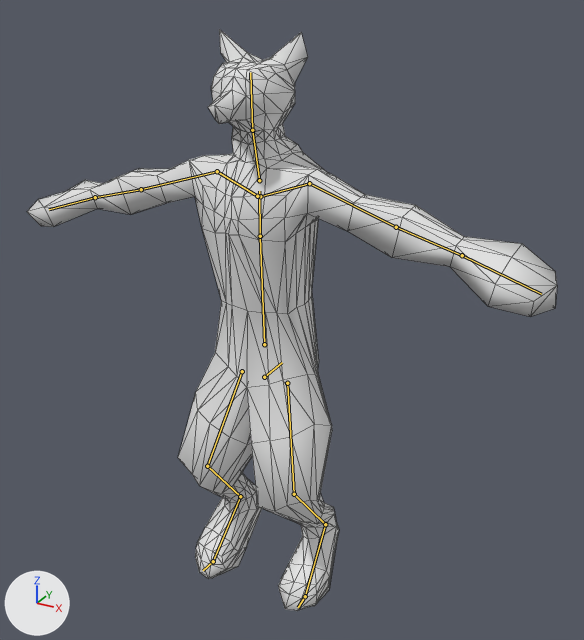
Renders of the Blender file snake_run_2/level_data/source_fox.blend from each side of a commit.
Camera for both pictures: a 50 mm lens placed at (1.37, -2.29, 2.32), pointed at (0.17, -0.11, 1.23). Every picture has the same lights, and +X, +Y and +Z are marked at lower left. The older version comes first. The bones that bend it are drawn over the model as lines. Mesh edges are drawn as thin lines.
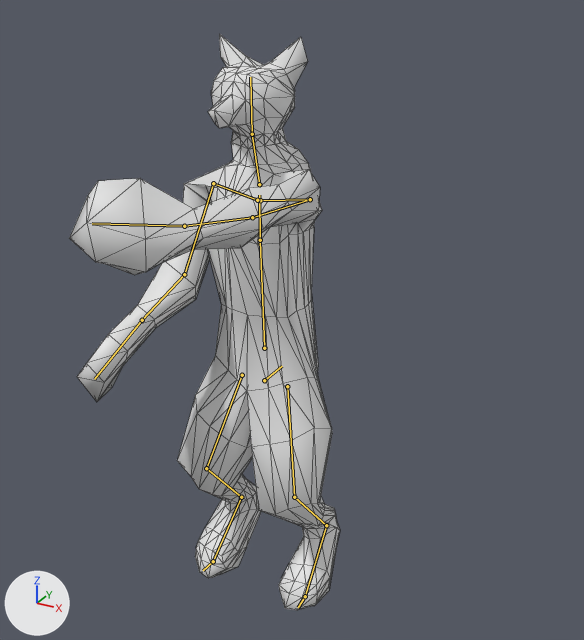
The newer file adds an action. The first version stands in its rest pose; the second is drawn at frame 16 of the action 'select'.

The edits, one by one:
Bone 'Hips' (bone_hips) moves from (0.0, 0.0, 0.0) to (0.0, -0.001, -0.013).
Bone 'shoulder_l' (bone_shoulder_l) turns from (0, 0, 0) to (-11, 0, -3) degrees about its own x, y and z.
Bone 'arm_l' (bone_arm_l) turns from (0, 0, 0) to (6, -31, -90) degrees about its own x, y and z.
Bone 'elbow_l' (bone_elbow_l) turns from (0, 0, 0) to (-23, -5, -11) degrees about its own x, y and z.
Bone 'hang_l' (bone_hang_l) turns from (0, 0, 0) to (-4, -24, -10) degrees about its own x, y and z.
Bone 'shoulder_r' (bone_shoulder_r) turns from (0, 0, 0) to (-9, 7, 1) degrees about its own x, y and z.
Bone 'arm_r' (bone_arm_r) turns from (0, 0, 0) to (-52, 9, 12) degrees about its own x, y and z.
Bone 'elbow_r' (bone_elbow_r) turns from (0, 0, 0) to (9, -7, 36) degrees about its own x, y and z.

Boxes (x1, y1, x2, y2) around the edits, measured in the pictures (584 x 640 px):
'Cube.001', posed (49% narrower): before (27, 29, 557, 611); after (69, 34, 340, 610)
bone 'Hips', root to tip: before (264, 377) to (282, 362); after (264, 380) to (282, 366)
bone 'shoulder_l', root to tip: before (260, 196) to (309, 183); after (260, 200) to (310, 199)
bone 'arm_l', root to tip: before (309, 183) to (396, 227); after (310, 199) to (252, 217)
bone 'elbow_l', root to tip: before (396, 227) to (462, 255); after (252, 217) to (184, 226)
bone 'hang_l', root to tip: before (462, 255) to (541, 294); after (184, 226) to (92, 223)
bone 'shoulder_r', root to tip: before (257, 196) to (217, 171); after (257, 200) to (213, 183)
bone 'arm_r', root to tip: before (217, 171) to (141, 189); after (213, 183) to (184, 274)
bone 'elbow_r', root to tip: before (141, 189) to (95, 197); after (184, 274) to (142, 320)
